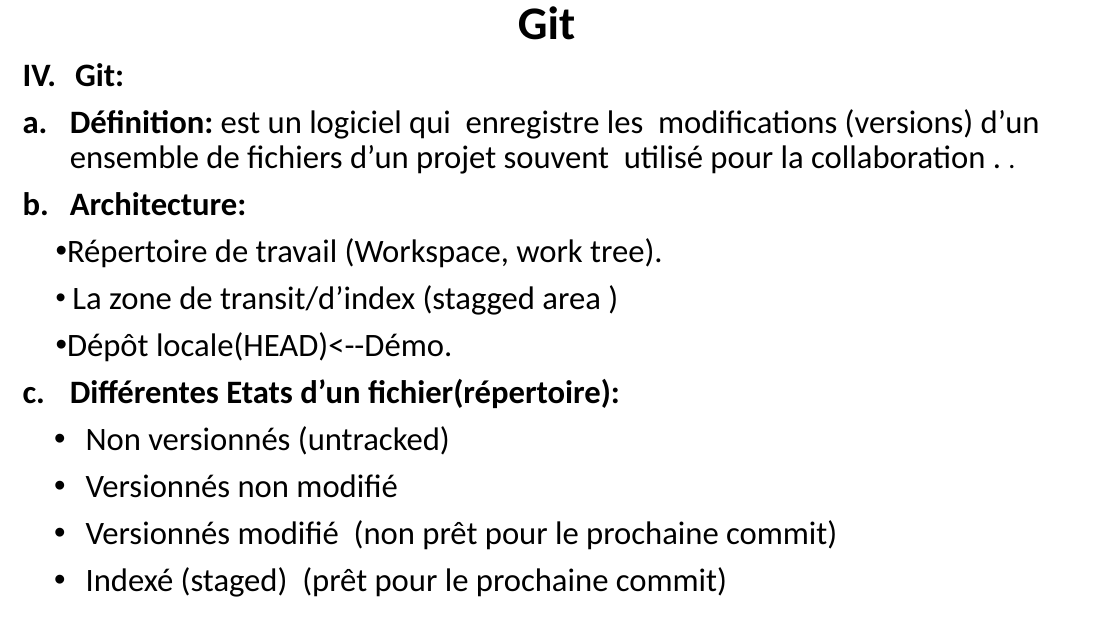
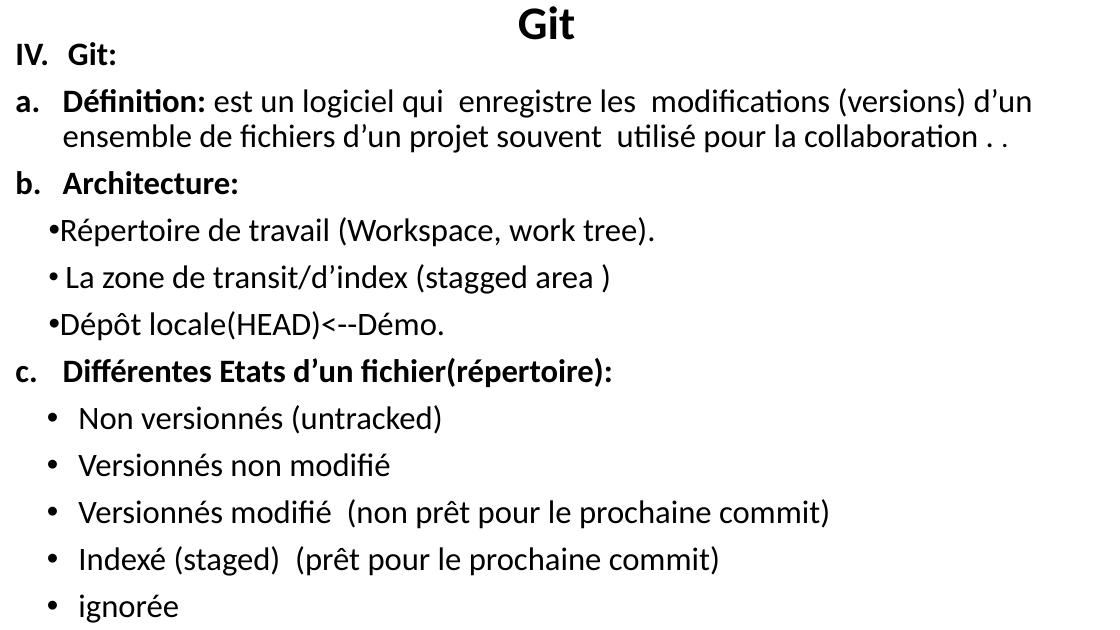
Before and after one commit to belakebiboussad/form, a slide deck: slide 3 of Formation Git.pptx. Drawn at 1120x630 pixels with LibreOffice and Linux fonts; fonts in the diff are those of the drawing. Boxes give left, top, right and bottom in pixels: in the first picture for what was removed or moved away, otherwise in the second. Text is boxed around its words. In the diff, an @@ line names an element or a change of style, - is before the commit and + after.

```diff
--- a/Formation Git.pptx
+++ b/Formation Git.pptx
@@ subtitle "Git:": place and size @@
-subtitle "Git:" at (67, 63, 1040, 597)
+subtitle "Git:" at (60, 42, 1033, 623)
@@ subtitle at (78, 594, 179, 623): paragraph added @@
+• ignorée
```
Also in this commit, not shown: 5 other slides changed, 2 slides added, 1 slide removed, 2 other files.
